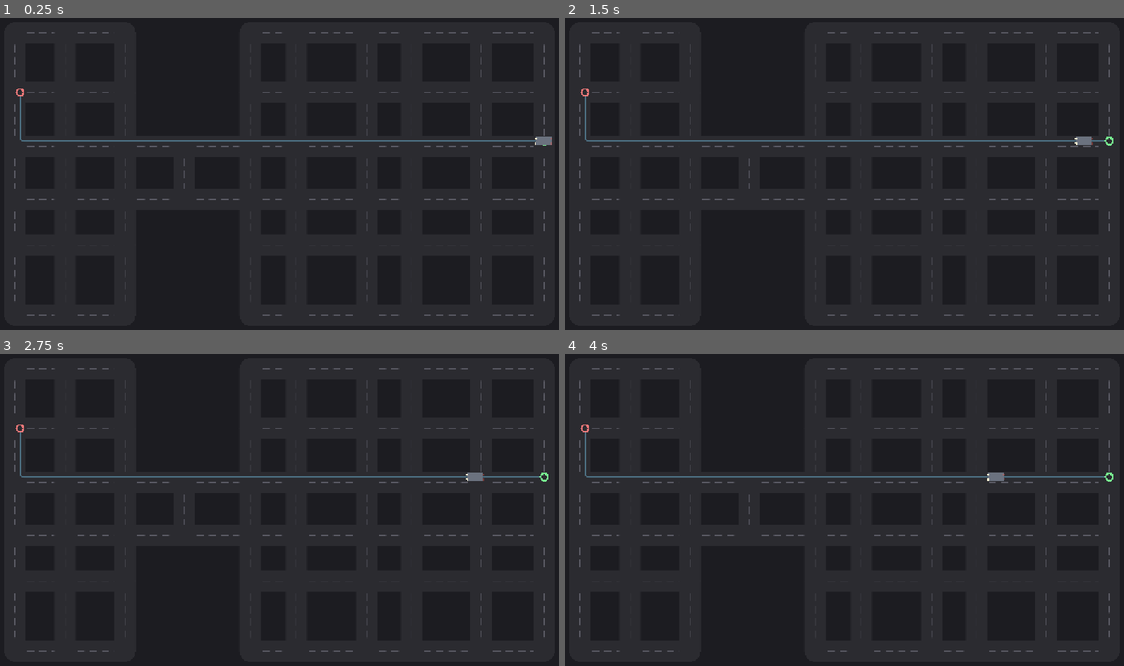
Above: before the commit, frames 1-4 (two rows, left to right).
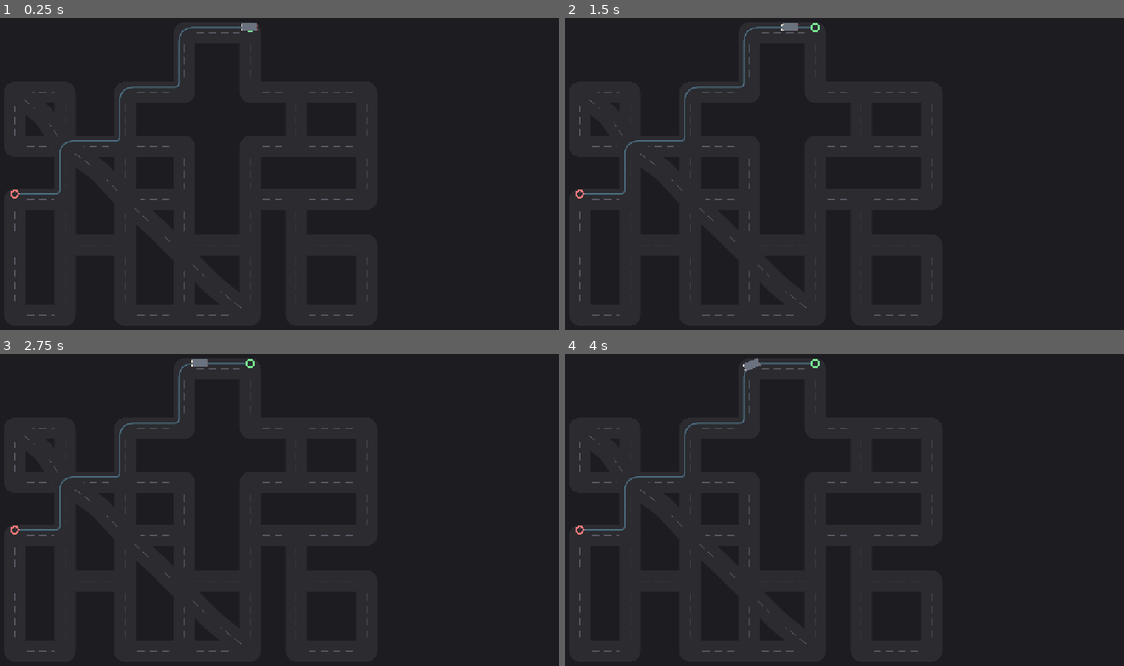
Above: after the commit, the same moments.

Repository: kristofsw/city-traffic-sim
Game: Godot game, scene res://scenes/main.tscn
The game is run twice, just before and just after one commit, with the same random seed, the same clock (stepped at 60 frames per second) and the same inputs.
Inputs (mouse positions are in pixels of both pictures, inside the frame that each line leads up to):
- Up to frame 1 (0.25 s): no input
- Up to frame 2 (1.5 s): tap Enter at 0.5 s; move the mouse to (967, 158) at 0.52 s; hold Shift 0.53-1.25 s; click (967, 158) at 0.67 s; drag from (732, 189) to (816, 236) at 1.27 s
- Up to frame 3 (2.75 s): move the mouse to (335, 441) at 2.02 s; tap Ctrl at 2.1 s; click (335, 441) at 2.17 s
- Up to frame 4 (4 s): drag from (816, 572) to (676, 463) at 2.77 s; move the mouse to (1012, 556) at 3.52 s; tap Alt at 3.6 s; click (1012, 556) at 3.67 s

The runs differ from the first frame. In frame 1, 1.9% of the frame differs, in the area x 1-99%, y 1-96%; in frame 2, 1.9%; in frame 3, 1.9%; in frame 4, 1.9%.

Commit message:
feat: superblock tiling replaces partial roads for varied block sizes
The partial-roads approach (removing random road spans from a full grid)
only produced minor variety: every road still spanned the full grid, so
the map resembled a uniform grid with small gaps. The user wanted blocks
that span multiple cells in x and/or y, creating real structural variety
without the jumbled mess of the earlier free-walk approach.

StreetNetworkGenerator now tiles the cell grid with superblocks of four
sizes (1x1, 2x1, 1x2, 2x2) at equal weights, greedily left-to-right and
top-to-bottom. Roads are created only on block boundaries — interior
edges of superblocks are skipped. A 2x2 block has no internal roads, so
the roads around it are longer uninterrupted stretches; a 2x1 block
removes its internal vertical edge, creating a T-junction where the
horizontal road through it meets the block vertical boundary.

Algorithm (4 passes):
1. Build the full aligned grid (nodes only, no edges).
2. Tile cells with superblocks (equal-weight random size, fit-constrained).
3. Create edges only between cells of different blocks (boundaries).
4. Add 45-degree diagonals + prune dead-ends + prune unreachable + boundary.

Removed: partial_road_fraction export, _make_partial_roads,
_remove_column_outside_span, _remove_row_outside_span.

Added: _tile_superblocks, _can_place, _shuffle_in_place,
_build_boundary_edges, _block_of, _idx, _block field.

RoadGrid: dropped partial_road_fraction export + its assignment.

Tests: updated _build_gen (no partial_road_fraction), T-junction test
message now says 'superblock boundaries', new test_has_superblock_gaps
verifies at least one adjacent cell pair has no edge (interior of a
superblock). 105/105 pass. Runtime: 37 nodes, 8-hop paths, no errors.

Diff:
--- a/scripts/road_grid.gd
+++ b/scripts/road_grid.gd
@@ -31,7 +31,6 @@
 ## StreetNetworkGenerator params (used only when generator_type == "street_network"
 ## and no map_generator preset is assigned).
 @export var block_jitter: float = 0.25
-@export var partial_road_fraction: float = 0.3
 @export var diagonal_count: int = 2
 @export var snap_tolerance: float = 24.0
 ## Optional map-generator preset (.tres). When assigned, RoadGrid uses a
@@ -67,7 +66,6 @@
 		sn.road_width = road_width
 		sn.lane_width = lane_width
 		sn.block_jitter = block_jitter
-		sn.partial_road_fraction = partial_road_fraction
 		sn.diagonal_count = diagonal_count
 		sn.snap_tolerance = snap_tolerance
 		generator = sn
--- a/scripts/street_network_generator.gd
+++ b/scripts/street_network_generator.gd
@@ -1,17 +1,20 @@
 class_name StreetNetworkGenerator
 extends MapGenerator
 ## Structured variable-grid street network: an alternative to the uniform
-## Manhattan grid. Builds a coherent aligned grid with variable block
-## lengths, partial roads that create T-junctions, and optional 45°
-## diagonal avenues cutting across -- the Barcelona Eixample pattern.
+## Manhattan grid. Tiles the cell grid with superblocks of four sizes
+## (1x1, 2x1, 1x2, 2x2) at equal weights, creating roads only on block
+## boundaries. Interior edges of superblocks are skipped, so larger blocks
+## produce longer uninterrupted road stretches and natural T-junctions
+## where block boundaries meet. Optional 45-degree diagonal avenues cross
+## the grid and snap to grid intersections where they pass nearby.
 ##
 ## Unlike the free-walk organic approach it replaced (which produced a
 ## jumbled mess of roads at arbitrary angles), this generator keeps a
 ## coherent structure: all rows share column x-positions, all columns
 ## share row y-positions, so roads are perfectly straight. Block sizes
-## vary via `block_jitter`; `partial_road_fraction` of roads stop short
-## of the boundary (T-junctions); `diagonal_count` 45° avenues cross
-## the grid and snap to grid intersections where they pass nearby.
+## vary via `block_jitter`; superblock tiling creates structural variety
+## (missing internal roads, T-junctions, varied block lengths); and
+## `diagonal_count` 45-degree avenues cross the grid.
 ##
 ## A MapGenerator (Resource) subclass: the seam for expandable map
 ## generation. Drop a saved StreetNetworkGenerator.tres onto RoadGrid's
@@ -19,7 +22,7 @@
 ##
 ## The entire driving pipeline (TrajectoryBuilder bezier arcs, VehicleMover
 ## turn-slowdown, RoadGraph A*, VehicleBody indicators) is angle-agnostic,
-## so the 45° diagonal turns work without changes to those systems.
+## so the 45-degree diagonal turns work without changes to those systems.
 
 # Diagonal node keys use a large offset to avoid colliding with grid keys
 # Vector2i(c, r). Diagonal nodes that snap to a grid node reuse that grid key.
@@ -33,11 +36,6 @@
 ## Fraction of block size to vary each step by (0..1). 0 = uniform grid,
 ## 0.25 = each step is 75%-125% of the base. Renormalized to fill the area.
 @export var block_jitter: float = 0.25
-## Fraction of roads that are partial (stop short of the boundary, creating
-## T-junctions where they meet full roads). 0 = all roads span the map,
-## 0.3 = ~30% of roads are partial. Boundary nodes on partial roads are
-## removed (they don't reach the edge, so they're not spawn points).
-@export var partial_road_fraction: float = 0.3
 ## Number of 45°/135° diagonal avenues crossing the grid (0, 1, or 2).
 ## Diagonals snap to nearby grid intersections, creating 5-way junctions
 ## where they cross grid roads.
@@ -53,6 +51,9 @@
 # Cumulative x/y offsets from the margin origin (index 0 = 0.0).
 var _col_x: Array[float] = []
 var _row_y: Array[float] = []
+# Block id assigned to each cell during superblock tiling. -1 = unassigned.
+# Roads (edges) are only created between cells of different blocks.
+var _block: Array[int] = []
 # Cached boundary (nodes near the screen edge) for spawn selection.
 var _boundary: Array[Vector2i] = []
 
@@ -68,11 +69,14 @@
 	nodes.clear()
 	edges.clear()
 	_boundary = []
-	# Pass 1: aligned variable grid.
+	# Pass 1: aligned variable grid (nodes only, no edges yet).
 	_build_grid()
-	# Pass 2: partial roads (T-junctions).
-	_make_partial_roads()
-	# Pass 3: 45° diagonal avenues.
+	# Pass 2: tile the cell grid with superblocks (1x1, 2x1, 1x2, 2x2).
+	_tile_superblocks()
+	# Pass 3: create edges only on block boundaries (between cells of
+	# different blocks). Interior edges of superblocks are skipped.
+	_build_boundary_edges()
+	# Pass 4: 45-degree diagonal avenues.
 	_add_diagonals()
 	# Finalize: prune dead-ends + isolated pockets, compute boundary.
 	_prune_dead_ends()
@@ -83,69 +87,96 @@
 # ----------------------------------------------------------------- pass 1: grid
 
 
-## Build the full aligned grid: all cols x rows nodes at variable offsets,
-## connected with 4-neighbourhood edges. Roads are perfectly straight
-## because all rows share _col_x and all columns share _row_y.
+## Build the full aligned grid: all cols x rows nodes at variable offsets.
+## Edges are NOT created here; _build_boundary_edges does that after
+## superblock tiling decides which cell adjacencies are block boundaries.
 func _build_grid() -> void:
 	for c in range(cols):
 		for r in range(rows):
 			var key := Vector2i(c, r)
 			nodes[key] = world_pos(c, r)
 			edges[key] = []
-	for c in range(cols):
-		for r in range(rows):
-			var key := Vector2i(c, r)
-			if c + 1 < cols:
-				_connect(key, Vector2i(c + 1, r))
-			if r + 1 < rows:
-				_connect(key, Vector2i(c, r + 1))
 
 
 func world_pos(c: int, r: int) -> Vector2:
 	return Vector2(margin_px + _col_x[c], margin_px + _row_y[r])
 
 
-# ------------------------------------------------------- pass 2: partial roads
-
-
-## Make `partial_road_fraction` of vertical and horizontal roads partial:
-## they span only a subset of rows/columns, stopping at interior
-## intersections (T-junctions) instead of reaching the boundary. Nodes on
-## partial roads outside the span are removed; boundary nodes on partial
-## roads are removed (they're not spawn points).
-func _make_partial_roads() -> void:
-	# Vertical roads (columns): pick a contiguous row span [r_start, r_end].
-	var partial_cols: int = int(float(cols) * partial_road_fraction * 0.5)
-	for _i in range(partial_cols):
-		var c: int = rng.randi_range(1, cols - 2)
-		if not nodes.has(Vector2i(c, 0)):
-			continue  # already partial
-		var span_start: int = rng.randi_range(1, max(1, rows - 3))
-		var span_end: int = rng.randi_range(span_start + 1, rows - 2)
-		_remove_column_outside_span(c, span_start, span_end)
-	# Horizontal roads (rows): pick a contiguous column span [c_start, c_end].
-	var partial_rows: int = int(float(rows) * partial_road_fraction * 0.5)
-	for _i in range(partial_rows):
-		var r: int = rng.randi_range(1, rows - 2)
-		if not nodes.has(Vector2i(0, r)):
-			continue  # already partial
-		var span_start: int = rng.randi_range(1, max(1, cols - 3))
-		var span_end: int = rng.randi_range(span_start + 1, cols - 2)
-		_remove_row_outside_span(r, span_start, span_end)
-
-
-## Remove all nodes on column `c` outside [r_start, r_end], cleaning edges.
-func _remove_column_outside_span(c: int, r_start: int, r_end: int) -> void:
+# ------------------------------------------------------ pass 2: superblock tiling
+
+
+## Tile the cell grid greedily left-to-right, top-to-bottom with blocks of
+## four sizes (1x1, 2x1, 1x2, 2x2) at equal weights. Each cell is assigned
+## a block id; roads are later created only between cells of different
+## blocks, so interior edges of superblocks are skipped (a 2x2 block has
+## no internal roads). Falls back to 1x1 when a larger block would not fit
+## (right or bottom edge of the grid).
+func _tile_superblocks() -> void:
+	_block.resize(cols * rows)
+	_block.fill(-1)
+	var next_id: int = 0
 	for r in range(rows):
-		if r < r_start or r > r_end:
-			_remove_node(Vector2i(c, r))
-
-
-## Remove all nodes on row `r` outside [c_start, c_end], cleaning edges.
-func _remove_row_outside_span(r: int, c_start: int, c_end: int) -> void:
-	for c in range(cols):
-		if c < c_start or c > c_end:
-			_remove_node(Vector2i(c, r))
+		for c in range(cols):
+			if _block_of(c, r) != -1:
+				continue  # already covered by a previous larger block
+			# Try block sizes in random order, but constrained by fit.
+			# Sizes are (w, h) in cells.
+			var sizes: Array[Vector2i] = [
+				Vector2i(2, 2), Vector2i(2, 1), Vector2i(1, 2), Vector2i(1, 1)
+			]
+			# Shuffle so equal weights are honored (try a random size first,
+			# but a larger block that fits is preferred when it comes up).
+			_shuffle_in_place(sizes)
+			var placed: bool = false
+			for sz in sizes:
+				var w: int = sz.x
+				var h: int = sz.y
+				if _can_place(c, r, w, h):
+					for dr in range(h):
+						for dc in range(w):
+							_block[_idx(c + dc, r + dr)] = next_id
+					next_id += 1
+					placed = true
+					break
+			if not placed:
+				_block[_idx(c, r)] = next_id
+				next_id += 1
+
+
+func _can_place(c: int, r: int, w: int, h: int) -> bool:
+	if c + w > cols or r + h > rows:
+		return false
+	for dr in range(h):
+		for dc in range(w):
+			if _block_of(c + dc, r + dr) != -1:
+				return false
+	return true
+
+
+func _shuffle_in_place(arr: Array) -> void:
+	for i in range(arr.size() - 1, 0, -1):
+		var j: int = rng.randi_range(0, i)
+		var tmp = arr[i]
+		arr[i] = arr[j]
+		arr[j] = tmp
+
+
+# ----------------------------------------------------- pass 3: boundary edges
+
+
+## Create edges between adjacent cells that belong to DIFFERENT blocks.
+## Interior adjacencies of a superblock (same block on both sides) are
+## skipped, so a 2x2 block has no internal roads. This produces varied
+## block sizes, T-junctions at block boundaries, and longer uninterrupted
+## road stretches around larger blocks.
+func _build_boundary_edges() -> void:
+	for r in range(rows):
+		for c in range(cols):
+			var key := Vector2i(c, r)
+			if c + 1 < cols and _block_of(c, r) != _block_of(c + 1, r):
+				_connect(key, Vector2i(c + 1, r))
+			if r + 1 < rows and _block_of(c, r) != _block_of(c, r + 1):
+				_connect(key, Vector2i(c, r + 1))
 
 
 # ------------------------------------------------------ pass 3: diagonal avenues
@@ -265,6 +296,18 @@
 
 
 # -------------------------------------------------------------- helpers
+
+
+## Flatten a (c, r) cell coordinate into the _block array index.
+func _idx(c: int, r: int) -> int:
+	return r * cols + c
+
+
+## Block id assigned to cell (c, r), or -1 if unassigned / out of bounds.
+func _block_of(c: int, r: int) -> int:
+	if c < 0 or c >= cols or r < 0 or r >= rows:
+		return -1
+	return _block[_idx(c, r)]
 
 
 func _inner_rect() -> Rect2:
--- a/tests/unit/test_integration.gd
+++ b/tests/unit/test_integration.gd
@@ -170,7 +170,6 @@
 	gen.margin_px = 40.0
 	gen.target_block_size = 128.0
 	gen.block_jitter = 0.25
-	gen.partial_road_fraction = 0.3
 	gen.diagonal_count = 2
 	gen.snap_tolerance = 24.0
 	gen.rng.seed = 42
--- a/tests/unit/test_street_network_generator.gd
+++ b/tests/unit/test_street_network_generator.gd
@@ -1,6 +1,6 @@
 extends GutTest
-## Unit tests for StreetNetworkGenerator (variable grid + T-junctions +
-## 45° diagonals).
+## Unit tests for StreetNetworkGenerator (variable grid + superblock tiling
+## for varied block sizes + T-junctions + 45° diagonals).
 
 
 func _build_gen() -> StreetNetworkGenerator:
@@ -9,7 +9,6 @@
 	gen.margin_px = 40.0
 	gen.target_block_size = 128.0
 	gen.block_jitter = 0.25
-	gen.partial_road_fraction = 0.3
 	gen.diagonal_count = 2
 	gen.snap_tolerance = 24.0
 	gen.rng.seed = 42
@@ -94,7 +93,36 @@
 	for key in gen.edges:
 		if gen.edges[key].size() == 3:
 			t_junctions += 1
-	assert_gt(t_junctions, 0, "should have at least one T-junction (degree 3) from partial roads")
+	assert_gt(
+		t_junctions, 0, "should have at least one T-junction (degree 3) from superblock boundaries"
+	)
+
+
+func test_has_superblock_gaps() -> void:
+	# Superblock tiling should leave at least one pair of adjacent cells
+	# with no edge between them (the interior of a 2x1/1x2/2x2 block).
+	# Disable diagonals to isolate the grid for a clean check.
+	var gen := _build_gen()
+	gen.diagonal_count = 0
+	gen.generate()
+	var has_gap: bool = false
+	for r in range(gen.rows):
+		for c in range(gen.cols):
+			var key := Vector2i(c, r)
+			if not gen.nodes.has(key):
+				continue
+			# Horizontal neighbor (c+1, r): edge should exist for a 1x1
+			# boundary but be missing if both cells are in the same block.
+			if c + 1 < gen.cols and gen.nodes.has(Vector2i(c + 1, r)):
+				if not gen.edges[key].has(Vector2i(c + 1, r)):
+					has_gap = true
+			# Vertical neighbor (c, r+1).
+			if r + 1 < gen.rows and gen.nodes.has(Vector2i(c, r + 1)):
+				if not gen.edges[key].has(Vector2i(c, r + 1)):
+					has_gap = true
+	assert_true(
+		has_gap, "superblock tiling should leave at least one gap (interior of a superblock)"
+	)
 
 
 func test_has_diagonal_edges() -> void:
Not shown, changed: README.md
